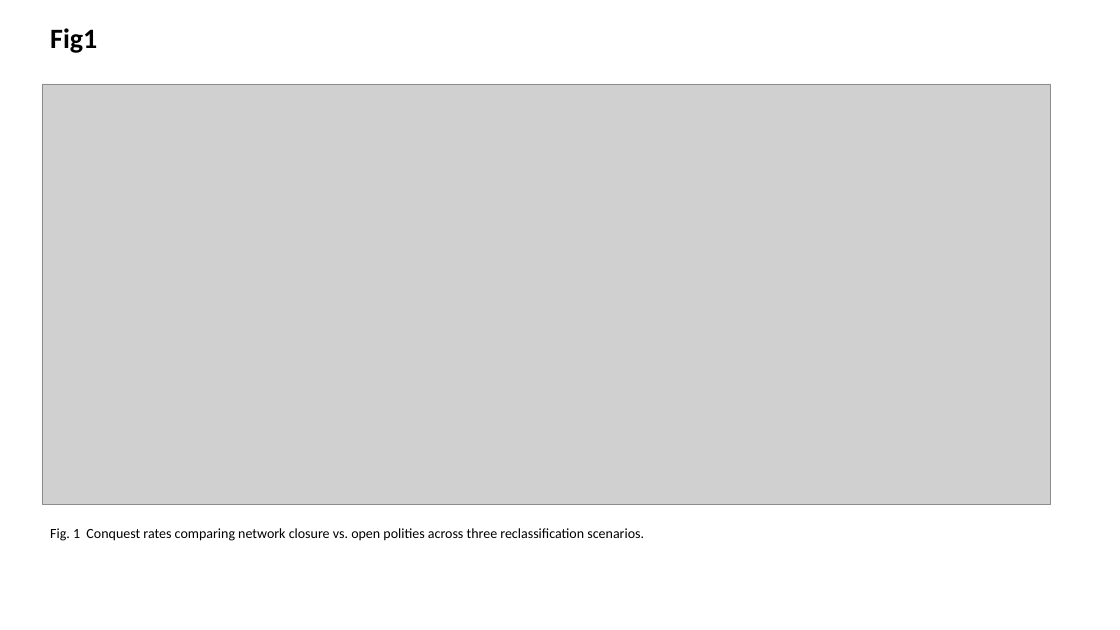
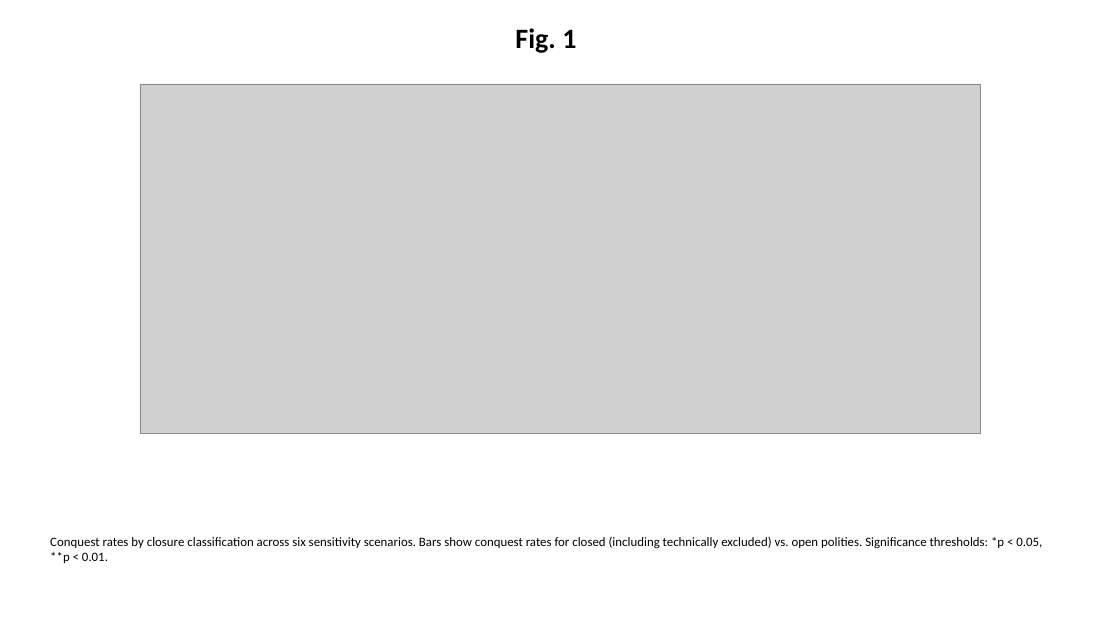
Before and after one commit to bougtoir/beyond-gdp-national-power, a slide deck: slide 1 of manuscript/figures_pptx.pptx. Drawn at 1120x630 pixels with LibreOffice and Linux fonts; fonts in the diff are those of the drawing; grey boxes stand for pictures. Boxes give left, top, right and bottom in pixels: in the first picture for what was removed or moved away, otherwise in the second. Text is boxed around its words. In the diff, an @@ line names an element or a change of style, - is before the commit and + after.

```diff
--- a/manuscript/figures_pptx.pptx
+++ b/manuscript/figures_pptx.pptx
@@ text at (515, 28, 576, 53): text changed @@
-Fig1
+Fig. 1
@@ picture: place and size @@
-picture at (42, 84, 1050, 504)
+picture at (140, 84, 981, 434)
@@ text at (50, 537, 1042, 563): text changed; size 12 to 11 pt @@
-Fig. 1 Conquest rates comparing network closure vs. open polities across three reclassification scenarios.
+Conquest rates by closure classification across six sensitivity scenarios. Bars show conquest rates for closed (including technically excluded) vs. open polities. Significance thresholds: *p < 0.05, **p < 0.01.
```
Also in this commit, not shown: 2 other slides changed, 1 slide added, 1 slide removed, 6 other files.
